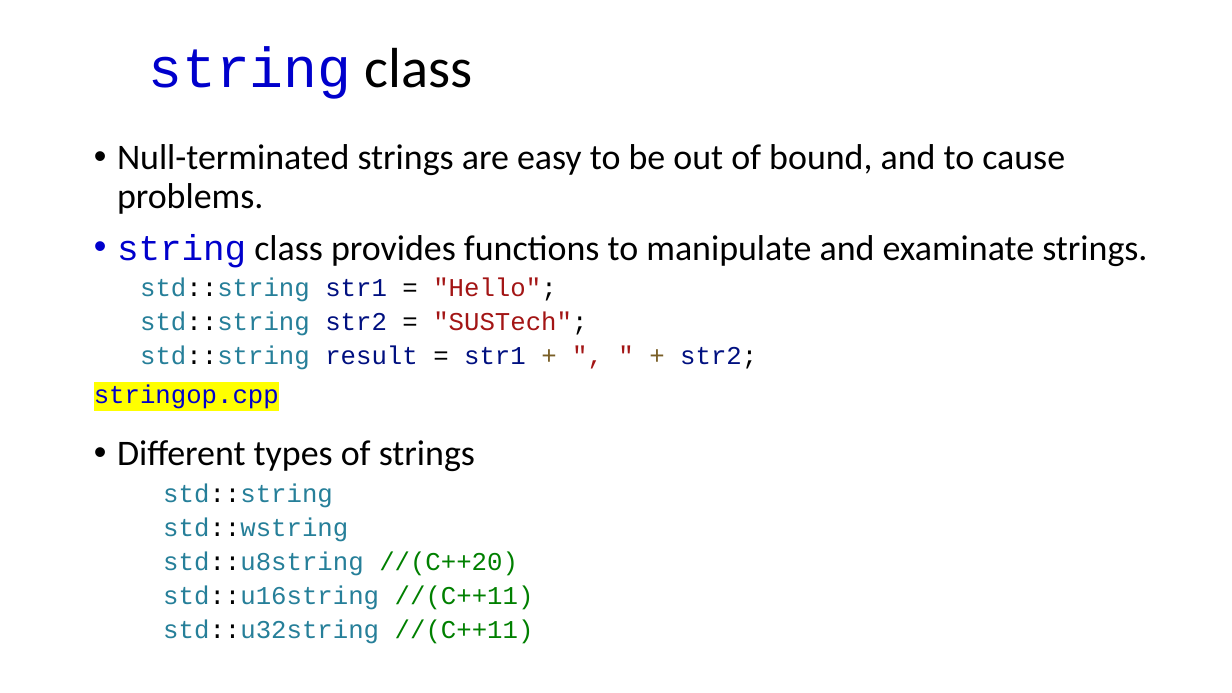
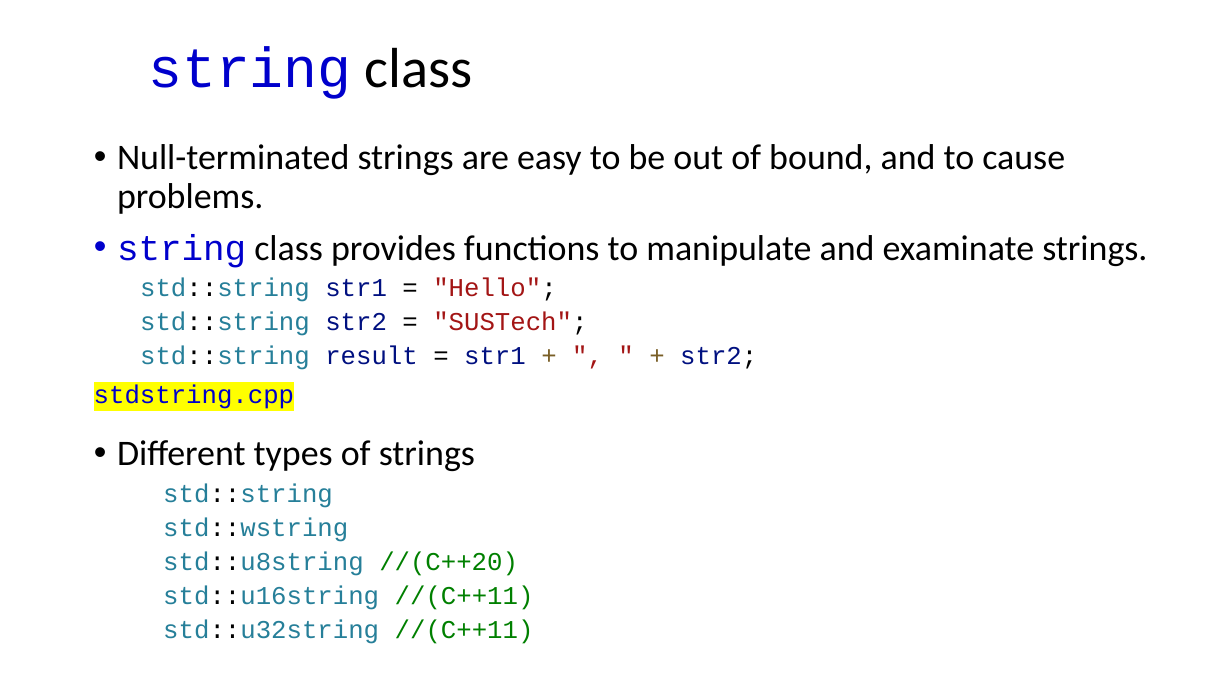
Before and after one commit to dayekuaipao/CPPLearning, a slide deck: slide 13 of week04/Lecture04.pptx. Drawn at 1232x693 pixels with LibreOffice and Linux fonts; fonts in the diff are those of the drawing; background and template pictures are left out. Boxes give left, top, right and bottom in pixels: in the first picture for what was removed or moved away, otherwise in the second. Text is boxed around its words. In the diff, an @@ line names an element or a change of style, - is before the commit and + after.

```diff
--- a/week04/Lecture04.pptx
+++ b/week04/Lecture04.pptx
@@ rectangle "stdstring.cpp": place and size @@
-rectangle "stdstring.cpp" at [85, 373, 290, 414]
+rectangle "stdstring.cpp" at [85, 373, 306, 414]
@@ text in rectangle at [94, 384, 294, 409]: text changed @@
-stringop.cpp
+stdstring.cpp
```
Also in this commit, not shown: 6 other slides changed, 7 other files.
